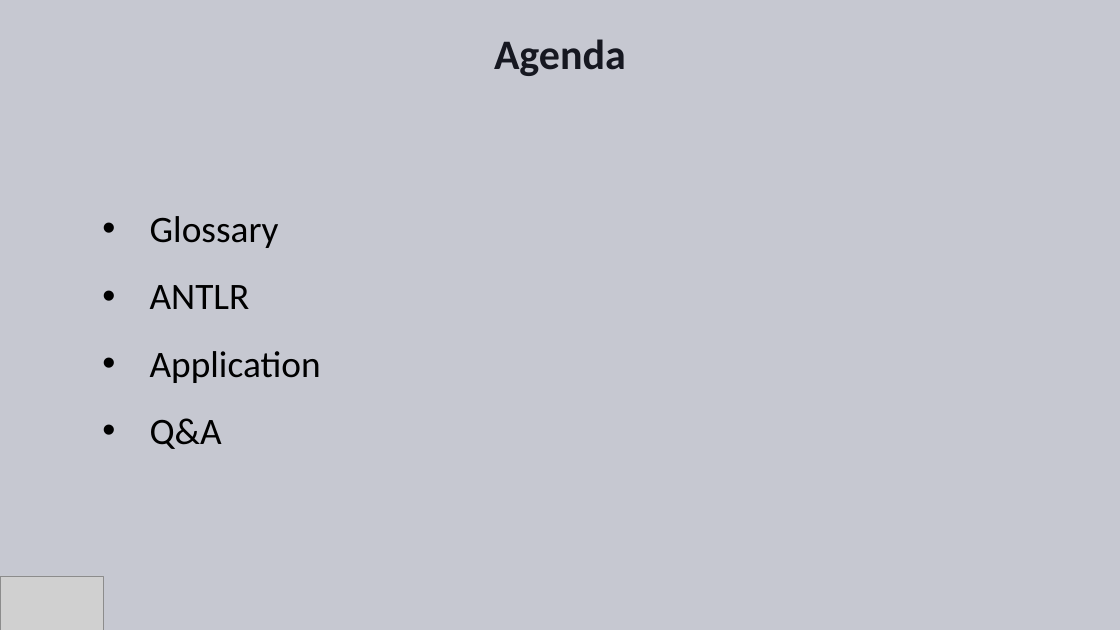
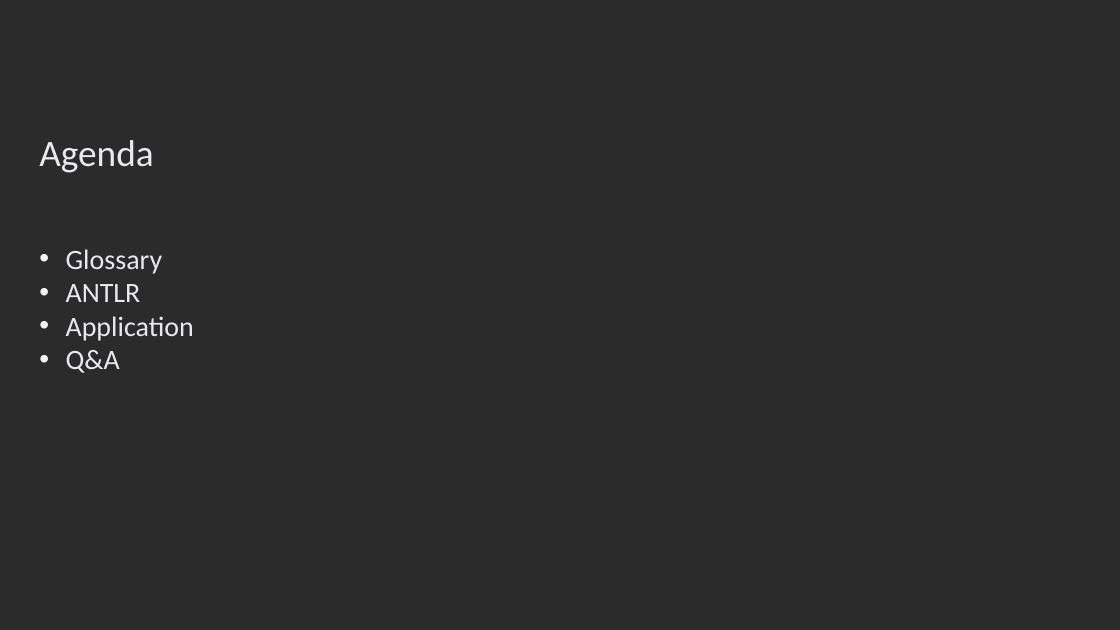
Before and after one commit to Ungerfall/ungerfall.github.io, a slide deck: slide 2 of presentation/antlr/antlr.pptx. Drawn at 1120x630 pixels with LibreOffice and Linux fonts; fonts in the diff are those of the drawing; grey boxes stand for pictures; background and template pictures are left out; a plain dark background stands for a picture behind light text. Boxes give left, top, right and bottom in pixels: in the first picture for what was removed or moved away, otherwise in the second. Text is boxed around its words. In the diff, an @@ line names an element or a change of style, - is before the commit and + after.

Commit message:
Complete ANTLR presentation

```diff
--- a/presentation/antlr/antlr.pptx
+++ b/presentation/antlr/antlr.pptx
@@ background #C6C8D1 to picture (left out) @@
@@ title removed at bbox=[494, 39, 626, 76] @@
-Agenda
@@ text "Agenda": place and size @@
-text "Agenda" at bbox=[150, 216, 321, 449]
+text "Agenda" at bbox=[39, 140, 194, 373]
@@ text at bbox=[39, 140, 154, 173]: paragraph added @@
+Agenda
@@ text at bbox=[66, 249, 194, 373]: size 32 to 24 pt, text colour #000000 to #E8E9ED in "Glossary", "ANTLR", "Application", "Q&A"; indent changed; line spacing 1.5 to 1; bullet colour #000000 to #F4F4F6 @@
@@ picture removed at bbox=[0, 576, 104, 630] @@
```
Also in this commit, not shown: 2 other slides changed, 14 slides added, 6 slides removed.
